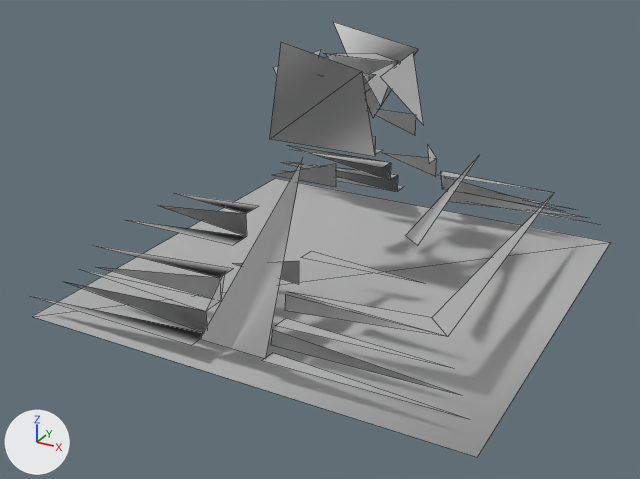
Renders of the glTF model lod/building3/lod0/building3.glb from each side of a commit.
One viewpoint serves both versions: a 50 mm camera at (17.0, -33.5, 18.3) aimed at (-0.4, -1.8, 2.5). Arrows for +X, +Y and +Z are at lower left; the lights stay in place. The first picture is the older version. Mesh edges are drawn as thin lines. Vertices at exactly the same position are counted once.

In view in the first picture: 'obj1'.
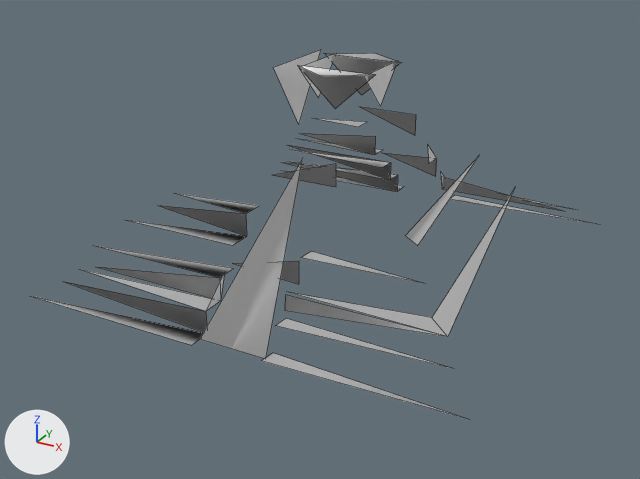
Boxes [x1, y1, x2, y2] around the edits, measured in the pictures (640 x 479 px):
'obj1', reshaped (15% shorter): before [31, 22, 611, 457]; after [31, 50, 595, 418]
part 1 of me_obj1, deleted: before [32, 22, 611, 457]
part 2 of me_obj1, reshaped: before [432, 171, 552, 336]; after [432, 189, 514, 336]

The change in detail:
me_obj1 is used by ob_obj1; location (0.0, 0.0, 0.0).
Verts and faces of me_obj1; kept vertices keep their numbers, new ones are numbered from 125.
Before the commit, vertices of me_obj1: 23 (7.4, 7.6, 3.0), 24 (8.0, -8.0, 3.0) at pixel (447, 336), 35 (7.0, -7.0, 3.0) at pixel (431, 317), 44 (1.5, 8.0, 3.0) at pixel (443, 171), 46 (1.4, 7.3, 3.0) at pixel (437, 175).
me_obj1 had 125 vertices, 50 faces and spanned x -10.0..10.0, y -10.0..10.0, z 0.0..11.2.
me_obj1 now has 103 vertices, 41 faces and spans x -10.0..9.5, y -10.0..10.0, z 1.0..10.0.
me_obj1 part 1: 6 loose pieces with 20 vertices, spanning x -10.0..10.0, y -10.0..10.0, z 0.0..11.2, are deleted.
Part 2, on me_obj1:
Vertices deleted: 23, 44, 46 (with the faces that use them).
New vertex 125 is at (5.5, 7.5, 3.0).
New faces: (24, 125, 35).
